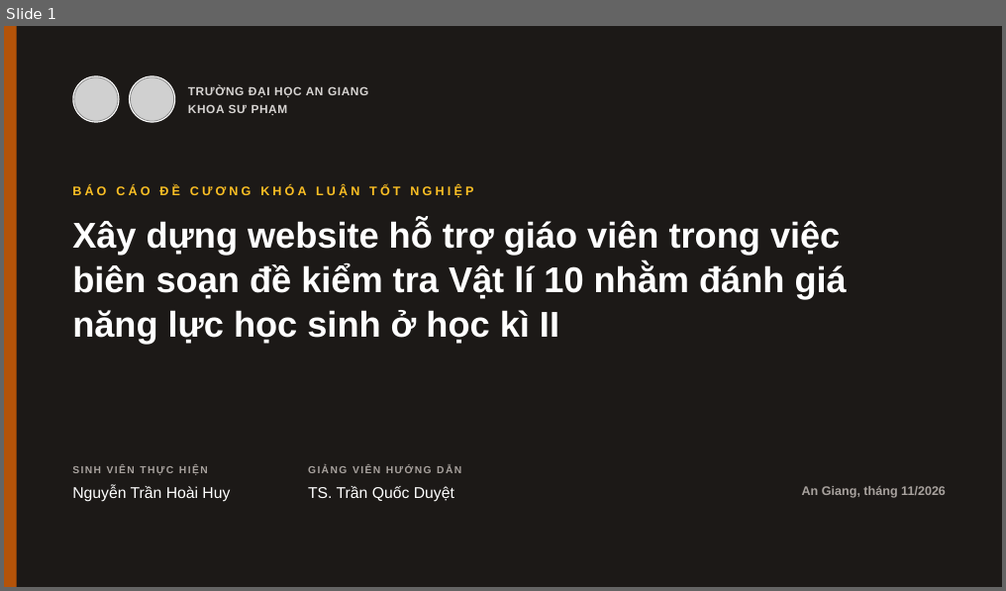
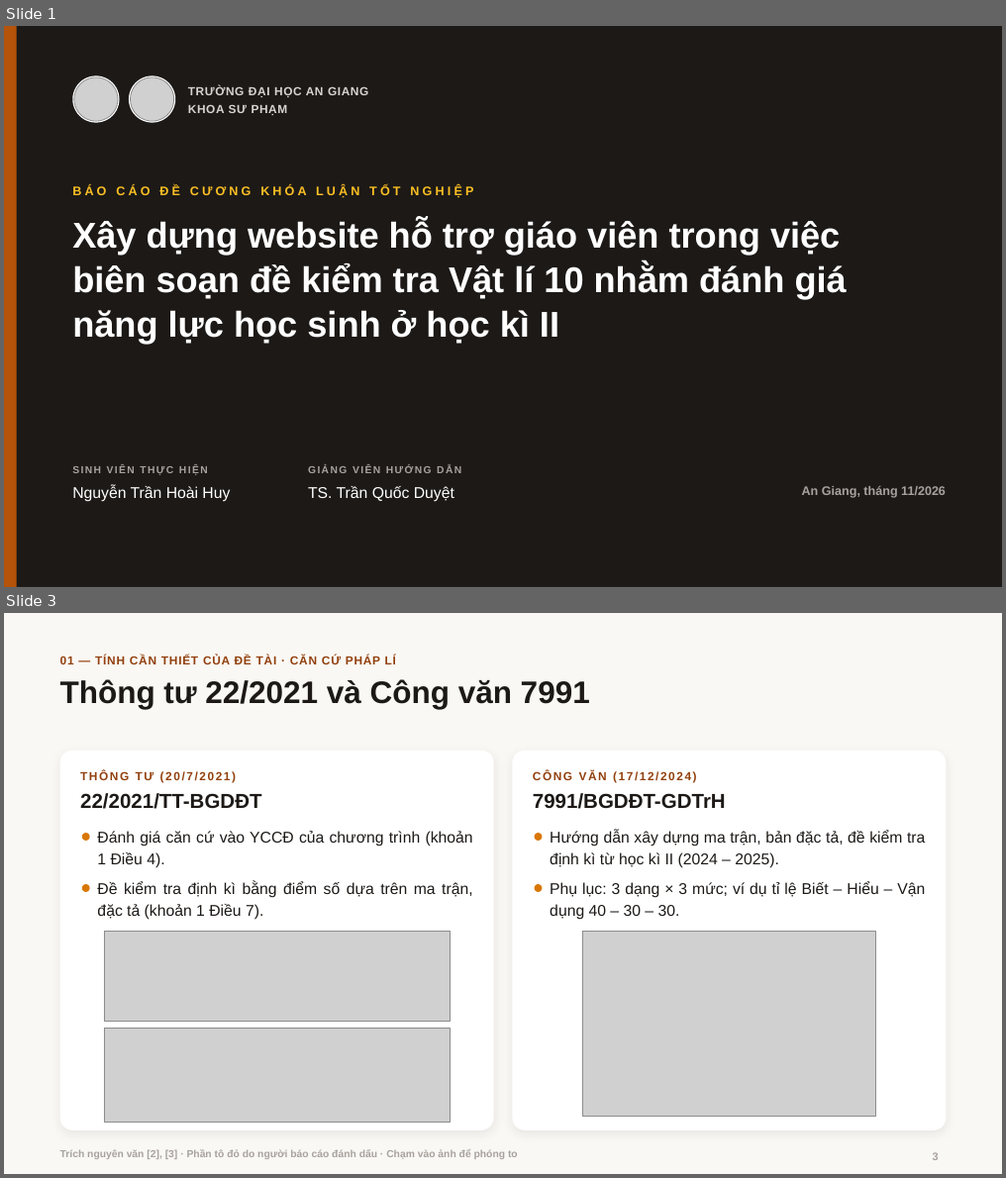
Before and after one commit to hoaihuy2609/kltn, a slide deck: tai-ve/Bao_cao_de_cuong.pptx. Shown one above the other, each under a label of ours: slide 1 before the commit, slides 1 and 3 after it; the slides between them are not shown. The pictures are 1006x591 and 1006x1178 pixels, drawn with LibreOffice and Linux fonts; fonts in the diff are those of the drawing; grey boxes stand for pictures; background and template pictures are left out. Boxes give left, top, right and bottom in pixels: in the first picture for what was removed or moved away, otherwise in the second. Text is boxed around its words. In the diff, an @@ line names an element or a change of style, - is before the commit and + after.

```diff
--- a/tai-ve/Bao_cao_de_cuong.pptx
+++ b/tai-ve/Bao_cao_de_cuong.pptx
@@ slide 3 added at bbox=[4, 613, 1002, 1174], background #FAF8F4 @@
@@ text added at bbox=[60, 656, 396, 664], 11.3 pt, text #92400E, bold @@
+01 — TÍNH CẦN THIẾT CỦA ĐỀ TÀI · CĂN CỨ PHÁP LÍ
@@ title added at bbox=[60, 679, 590, 709], 30 pt, text #1C1917, bold @@
+Thông tư 22/2021 và Công văn 7991
@@ rounded rectangle added at bbox=[60, 750, 494, 1131], fill #FFFFFF @@
@@ rounded rectangle added at bbox=[512, 750, 945, 1131], fill #FFFFFF @@
@@ text added at bbox=[80, 771, 236, 783], 11.3 pt, text #92400E, bold @@
+THÔNG TƯ (20/7/2021)
@@ text added at bbox=[533, 771, 696, 783], 11.3 pt, text #92400E, bold @@
+CÔNG VĂN (17/12/2024)
@@ text added at bbox=[80, 793, 261, 809], 19.5 pt, text #1C1917, bold @@
+22/2021/TT-BGDĐT
@@ text added at bbox=[533, 793, 726, 809], 19.5 pt, text #1C1917, bold @@
+7991/BGDĐT-GDTrH
@@ ellipse added at bbox=[82, 833, 89, 841], fill #D97706 @@
@@ text added at bbox=[97, 831, 473, 868], 15 pt, text #1C1917 @@
+Đánh giá căn cứ vào YCCĐ của chương trình (khoản 1 Điều 4).
@@ ellipse added at bbox=[534, 833, 542, 841], fill #D97706 @@
@@ text added at bbox=[549, 831, 925, 868], 15 pt, text #1C1917 @@
+Hướng dẫn xây dựng ma trận, bản đặc tả, đề kiểm tra định kì từ học kì II (2024 – 2025).
@@ ellipse added at bbox=[82, 884, 89, 891], fill #D97706 @@
@@ text added at bbox=[97, 882, 472, 920], 15 pt, text #1C1917 @@
+Đề kiểm tra định kì bằng điểm số dựa trên ma trận, đặc tả (khoản 1 Điều 7).
@@ ellipse added at bbox=[534, 884, 542, 891], fill #D97706 @@
@@ text added at bbox=[549, 882, 925, 920], 15 pt, text #1C1917 @@
+Phụ lục: 3 dạng × 3 mức; ví dụ tỉ lệ Biết – Hiểu – Vận dụng 40 – 30 – 30.
@@ picture added at bbox=[104, 931, 450, 1022] @@
@@ picture added at bbox=[583, 931, 876, 1116] @@
@@ picture added at bbox=[104, 1028, 450, 1122] @@
@@ text added at bbox=[60, 1150, 518, 1159], 9.8 pt, text #A8A29E, bold @@
+Trích nguyên văn [2], [3] · Phần tô đỏ do người báo cáo đánh dấu · Chạm vào ảnh để phóng to
@@ page number added at bbox=[933, 1153, 939, 1160], 10.5 pt, text #A8A29E, bold @@
+3
```
Also in this commit, not shown: 9 slides changed, 1 other slide added, 10 slides removed, 4 other files.
